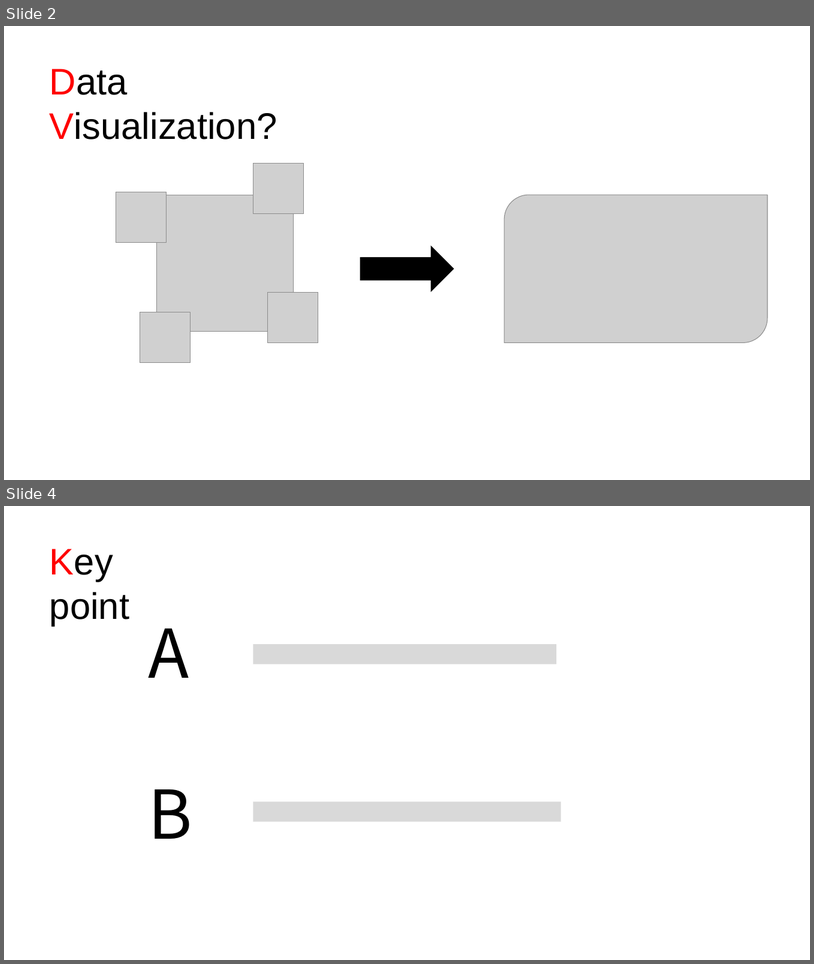
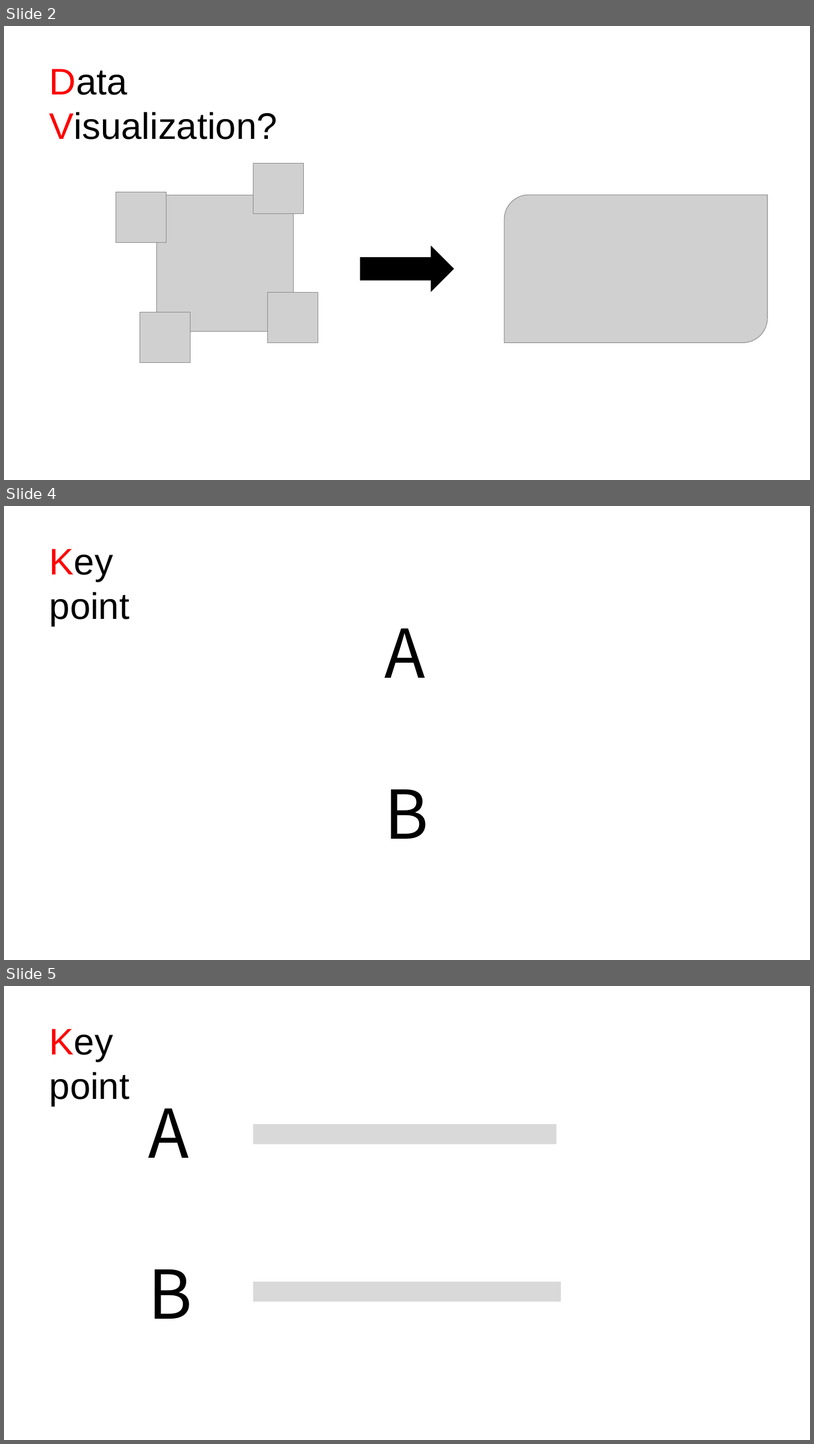
Before and after one commit to SSH1997/boostcamp_CS_study_files, a slide deck: 9. 기타 컴퓨터 관련 지식/J103_Datavis.pptx. Shown one above the other, each under a label of ours: slides 2 and 4 before the commit, slides 2, 4 and 5 after it; the slides between them are not shown. The pictures are 814x964 and 814x1444 pixels, drawn with LibreOffice and Linux fonts; fonts in the diff are those of the drawing; grey boxes stand for pictures. Boxes give left, top, right and bottom in pixels: in the first picture for what was removed or moved away, otherwise in the second. Text is boxed around its words. In the diff, an @@ line names an element or a change of style, - is before the commit and + after.

```diff
--- a/9. 기타 컴퓨터 관련 지식/J103_Datavis.pptx
+++ b/9. 기타 컴퓨터 관련 지식/J103_Datavis.pptx
@@ slide 4 added at box(4, 506, 810, 960), background #FFFFFF @@
@@ text added at box(50, 549, 129, 626), 44 pt, text #000000 @@
+Key point
@@ text added at box(385, 628, 429, 838), 80 pt, text #000000 @@
+A
+B
@@ what was slide 4 is now slide 5 @@
```
Also in this commit, not shown: 1 slide changed, 5 other slides added, 3 slides removed, 1 other file.
